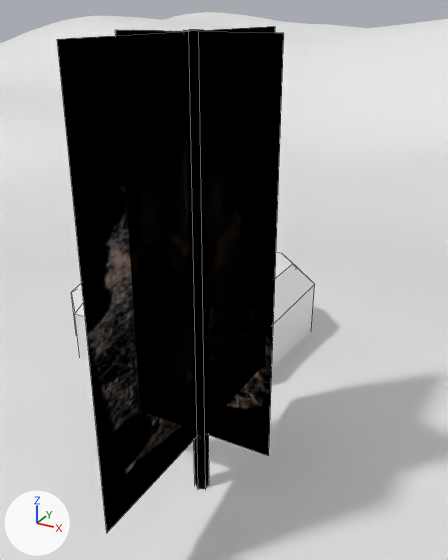
Two versions of the Blender file mozdok/mozdok.blend, one commit apart.
Rendered twice from a camera (50 mm lens) standing at (148.1, -107.3, 33.1) and looking at (141.6, -95.5, 27.2). The axes (+X, +Y, +Z) are drawn at lower left. The lights are the same throughout. Mesh edges are drawn as thin lines on the coarser meshes.
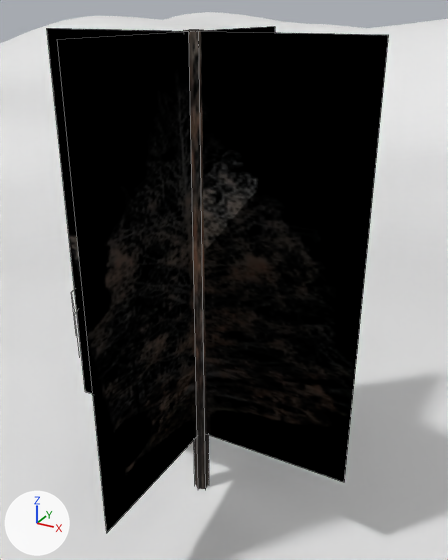
What differs and where, as boxes [x1, y1, x2, y2] in the pictures (448 x 560 px):
```json
{"object": "Plane", "change": "recoloured, reshaped", "before": [57, 26, 284, 532], "after": [47, 26, 389, 532], "on screen": "50% wider"}
{"part": 1, "of": "me_plane", "change": "cut back", "before": [116, 30, 284, 456], "after": [47, 28, 389, 482]}
{"part": 2, "of": "me_plane", "change": "surface changed", "before": [184, 30, 209, 489], "after": [184, 30, 209, 489]}
{"object": "pillbox.002", "change": "unchanged, covered by the edit", "before": [71, 252, 314, 370], "after": [71, 290, 82, 358]}
```

Scene script edits in JSON lines:
```json
{"op": "remove", "block": "mat_tree", "code": "n1 = _N.new('ShaderNodeBsdfTransparent'); n1.name = 'Transparent BSDF'"}
{"block": "mat_tree", "where": "n0 = _N.new('ShaderNodeOutputMaterial'); n0.name = 'Material Output'"}
{"block": "mat_tree", "where": "n2 = _N.new('ShaderNodeTexImage'); n2.name = 'Image Texture'"}
{"op": "remove", "block": "mat_tree", "code": "_L.new(n1.outputs[0], n0.inputs[0])  # 'BSDF' to 'Surface'"}
{"op": "remove", "block": "mat_tree", "code": "_L.new(n2.outputs[0], n1.inputs[0])  # 'Color' to 'Color'"}
{"op": "add", "block": "mat_tree", "code": "n3 = _N.new('ShaderNodeBsdfDiffuse'); n3.name = 'Diffuse BSDF'"}
{"op": "add", "block": "mat_tree", "code": "_L.new(n3.outputs[0], n0.inputs[0])  # 'BSDF' to 'Surface'"}
{"op": "add", "block": "mat_tree", "code": "_L.new(n2.outputs[0], n3.inputs[0])  # 'Color' to 'Color'"}
{"block": "me_plane", "where": "# used by ob_plane; location = (141.0, -95.59, 20.68)"}
{"block": "me_plane", "where": "# verts and faces of me_plane; kept vertices keep their numbers, new ones are numbered from 28"}
{"block": "me_plane", "where": "# before: 0 (-2.0, 0.0, 2.0), 1 (2.0, 0.0, 2.0) at pixel (268, 455), 2 (-2.0, 0.0, 12.0) at pixel (115, 29), 3 (2.0, 0.0, 12.0) at pixel (283, 32), 12 (-2.0, 0.0, 2.0)"}
{"block": "me_plane", "where": "# before: 13 (2.0, 0.0, 2.0) at pixel (268, 455), 14 (-2.0, 0.0, 12.0) at pixel (115, 29), 15 (2.0, 0.0, 12.0) at pixel (283, 32), 16 (0.0, 0.2, 0.0), 17 (0.0, 0.2, 12.02) at pixel (198, 29)"}
{"block": "me_plane", "where": "# before: 18 (0.17, 0.1, 0.0), 19 (0.17, 0.1, 12.02) at pixel (203, 30), 20 (0.17, -0.1, 0.0), 21 (0.17, -0.1, 12.02) at pixel (198, 30), 22 (0.0, -0.2, 0.0)"}
{"block": "me_plane", "where": "# before: 23 (0.0, -0.2, 12.02) at pixel (188, 30), 24 (-0.17, -0.1, 0.0), 25 (-0.17, -0.1, 12.02) at pixel (183, 30), 26 (-0.17, 0.1, 0.0), 27 (-0.17, 0.1, 12.02) at pixel (189, 29)"}
{"op": "remove", "block": "me_plane", "code": "me_plane.from_pydata(...)  # 28 vertices, 12 faces; spans x -2.0..2.0, y -4.0..4.0, z 0.0..12.02"}
{"op": "add", "block": "me_plane", "code": "me_plane.from_pydata(...)  # 28 vertices, 10 faces; spans x -4.0..4.0, y -4.0..4.0, z 0.0..12.02"}
{"block": "me_plane", "change": "me_plane part 1"}
{"op": "add", "block": "me_plane", "code": "delete_faces([(17, 27, 25, 23, 21, 19), (16, 18, 20, 22, 24, 26)])"}
{"op": "add", "block": "me_plane", "code": "for i in [0, 2, 12, 14]: verts[i] += (-2.0, 0.0, 0.0)"}
{"op": "add", "block": "me_plane", "code": "for i in [1, 3, 13, 15]: verts[i] += (2.0, 0.0, 0.0)"}
{"block": "me_plane", "change": "me_plane part 2: 6 kept faces spanning x -0.17..0.17, y -0.2..0.2, z 0.0..12.02 get new texture (UV) coordinates"}
```
